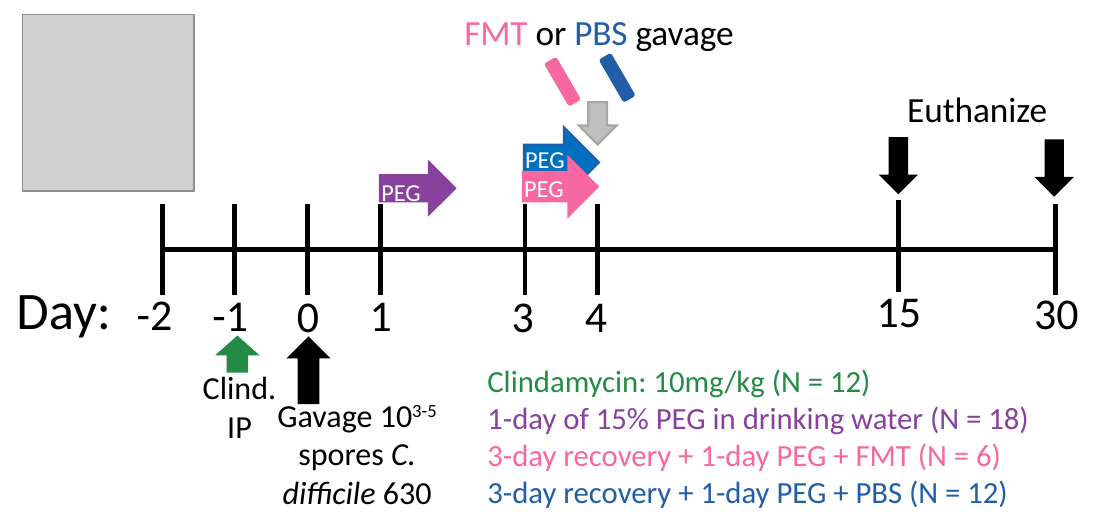
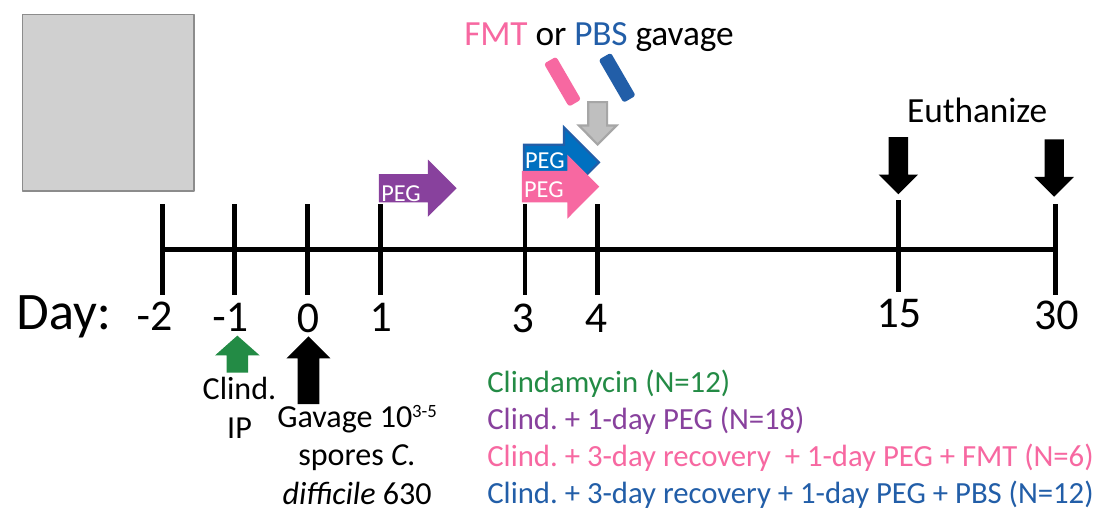
Before and after one commit to SchlossLab/Tomkovich_PEG3350_mSphere_2021, a slide deck: slide 1 of results/figures/post_CDI_PEG_exp_schematic.pptx. Drawn at 1120x527 pixels with LibreOffice and Linux fonts; fonts in the diff are those of the drawing; grey boxes stand for pictures. Boxes give left, top, right and bottom in pixels: in the first picture for what was removed or moved away, otherwise in the second. Text is boxed around its words. In the diff, an @@ line names an element or a change of style, - is before the commit and + after.

```diff
--- a/results/figures/post_CDI_PEG_exp_schematic.pptx
+++ b/results/figures/post_CDI_PEG_exp_schematic.pptx
@@ text at bbox=[487, 369, 1094, 508]: text changed; text colour #88419D to #225EA8 @@
-Clindamycin: 10mg/kg (N = 12)
-1-day of 15% PEG in drinking water (N = 18)
-3-day recovery + 1-day PEG + FMT (N = 6)
-3-day recovery + 1-day PEG + PBS (N = 12)
+Clindamycin (N=12)
+Clind. + 1-day PEG (N=18)
+Clind. + 3-day recovery + 1-day PEG + FMT (N=6)
+Clind. + 3-day recovery + 1-day PEG + PBS (N=12)
```
Also in this commit, not shown: 1 other file.
